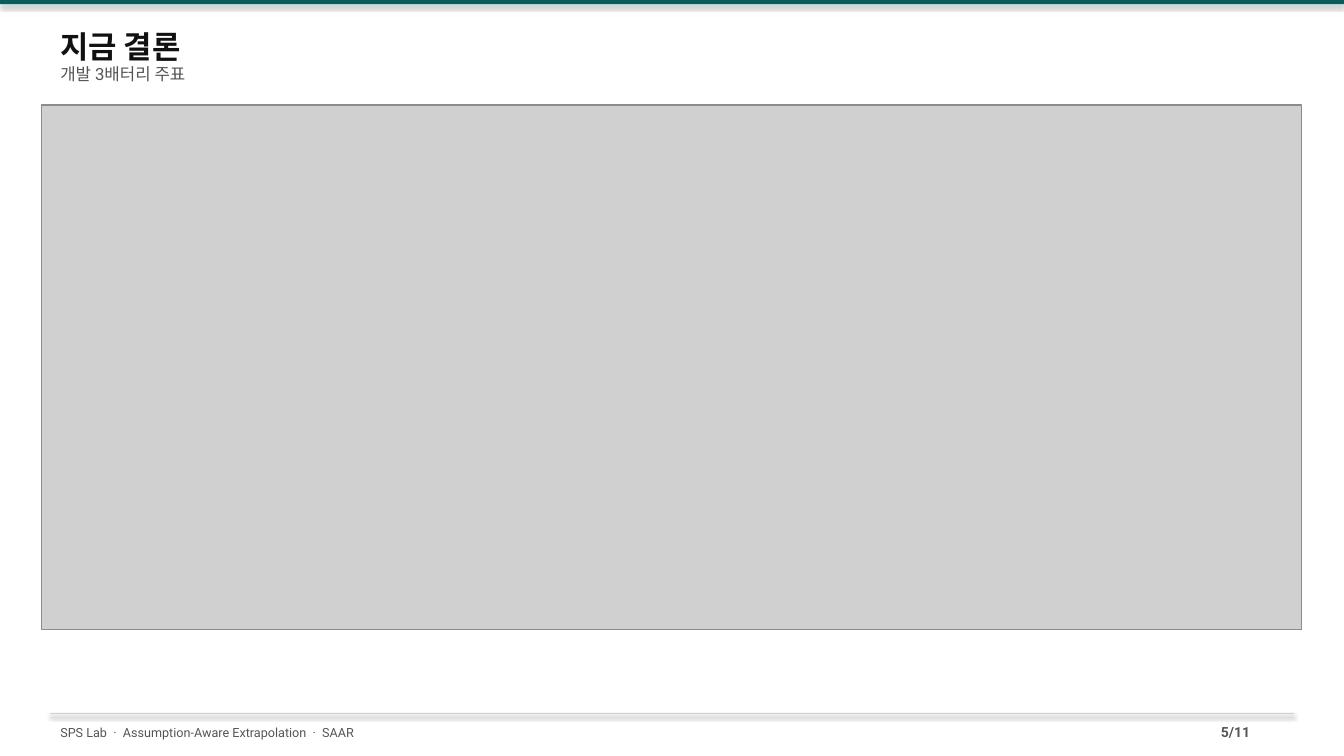
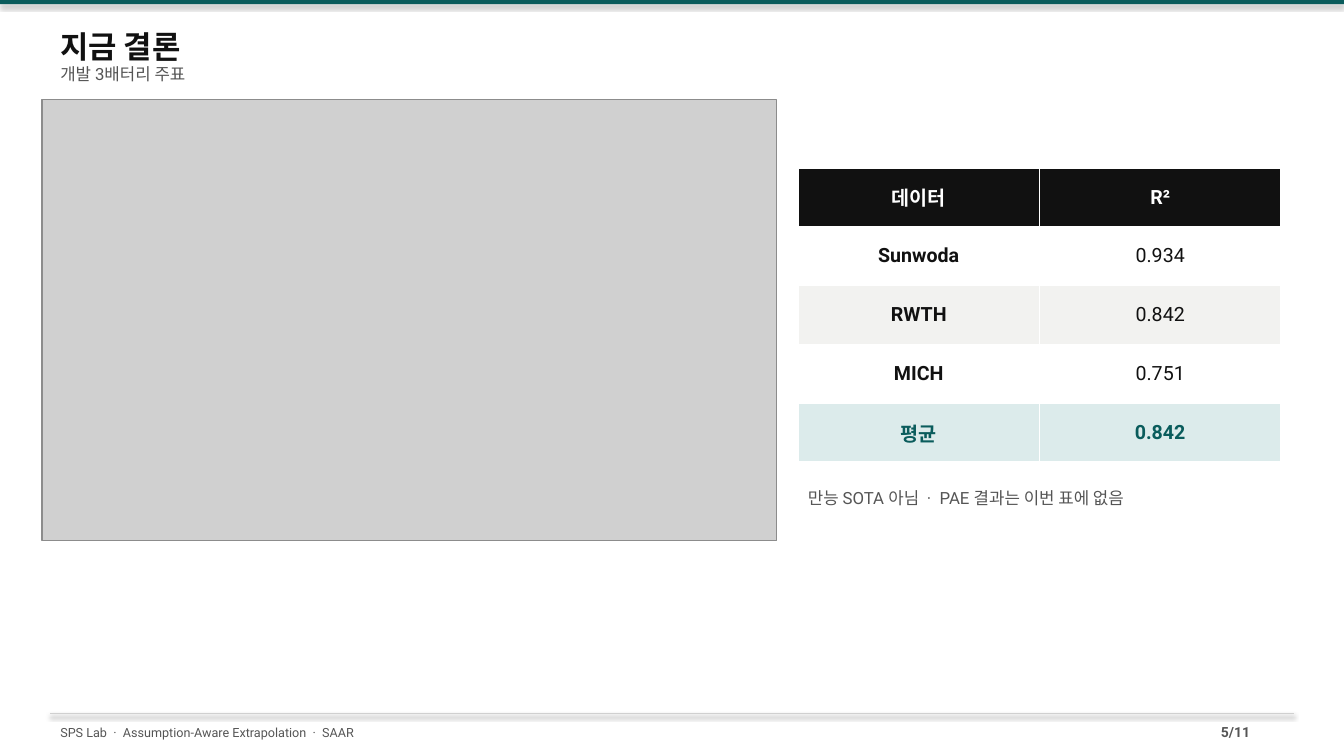
Before and after one commit to amumujs-create/pp_pae_total, a slide deck: slide 5 of output/PP_Research_Detailed_v2.pptx. Drawn at 1344x756 pixels with LibreOffice and Linux fonts; fonts in the diff are those of the drawing; grey boxes stand for pictures. Boxes give left, top, right and bottom in pixels: in the first picture for what was removed or moved away, otherwise in the second. Text is boxed around its words. In the diff, an @@ line names an element or a change of style, - is before the commit and + after.

```diff
--- a/output/PP_Research_Detailed_v2.pptx
+++ b/output/PP_Research_Detailed_v2.pptx
@@ picture: place and size @@
-picture at [42,105,1303,630]
+picture at [42,100,777,541]
@@ table added at [799,168,1282,463], 5 rows, 2 columns @@
+데이터 | R²
+Sunwoda | 0.934
+RWTH | 0.842
+MICH | 0.751
+평균 | 0.842
@@ text added at [808,490,1124,506], 12 pt, text #555555 @@
+만능 SOTA 아님 · PAE 결과는 이번 표에 없음
```
Also in this commit, not shown: 3 other slides changed, 3 other files.
